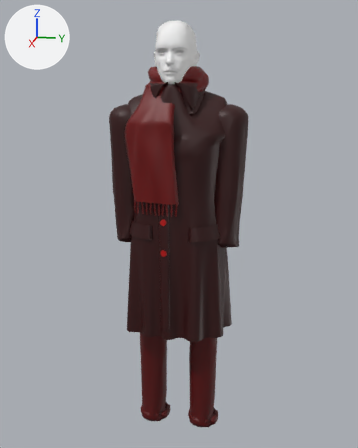
One commit to the glTF model m/gente2/hombre_m.glb: the scene before it, then after it.
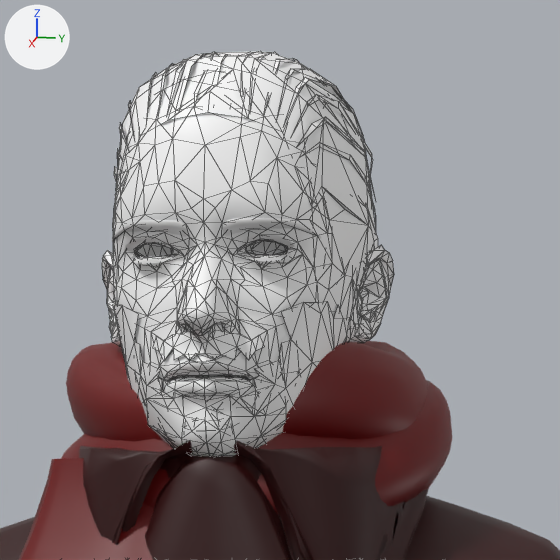
Each version appears first whole from a 50 mm camera at (1.957, 0.393, 1.465) aimed at (0.005, 0.003, 0.977), and next in a close-up on the part from 38% to 63% of the width and 3% to 22% of the height. Lighting does not change. The marker at upper left points along +X, +Y and +Z. The first two pictures are the older version. The close-ups show mesh edges as thin lines. Where no turn or scale is listed for an object, it has been applied to the vertices. Vertices at exactly the same position are counted once.

Names of what the first close-up shows: 'barba', 'bigote', 'cejas', 'pelo', 'pestanas', 'piel', 'ropa'.
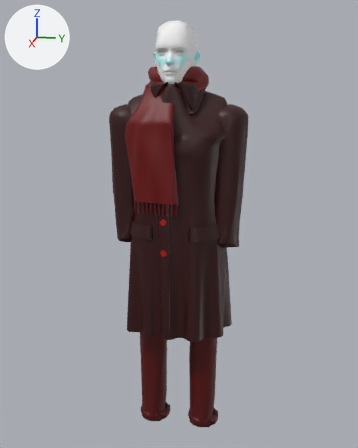
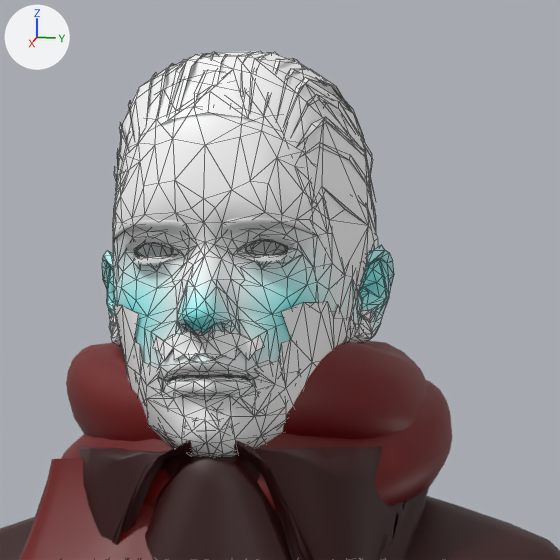
The change, as JSON lines over the scene's bpy script:
```json
{"block": "me_piel", "where": "me_piel.from_pydata(...)  # 1472 vertices, 2894 faces; spans x -0.113..0.113, y -0.129..0.129, z 0.605..0.897"}
{"block": "me_piel", "where": "# used by ob_piel; location = (0.0659, 0.0, 0.8525)"}
{"block": "me_piel", "change": "me_piel part 1: 392 faces centred in x -0.029..0.112, y -0.086..0.086, z 0.729..0.793 are repainted in the vertex colours; the middle colour goes from white #ffffff to cyan #b4ffff"}
{"block": "me_piel", "change": "me_piel part 2: 630 faces centred in x -0.072..0.105, y -0.082..0.082, z 0.679..0.828 are repainted in the vertex colours; the middle colour goes from white #ffffff to white #f7ffff"}
```

What differs and where, as boxes [x1, y1, x2, y2] in the close-ups (560 x 560 px):
```json
{"part": 1, "of": "me_piel", "change": "recoloured", "before": [102, 245, 394, 364], "after": [102, 245, 394, 364], "on screen": "white to cyan"}
{"part": 2, "of": "me_piel", "change": "recoloured", "before": [110, 249, 383, 366], "after": [110, 249, 383, 366]}
```
